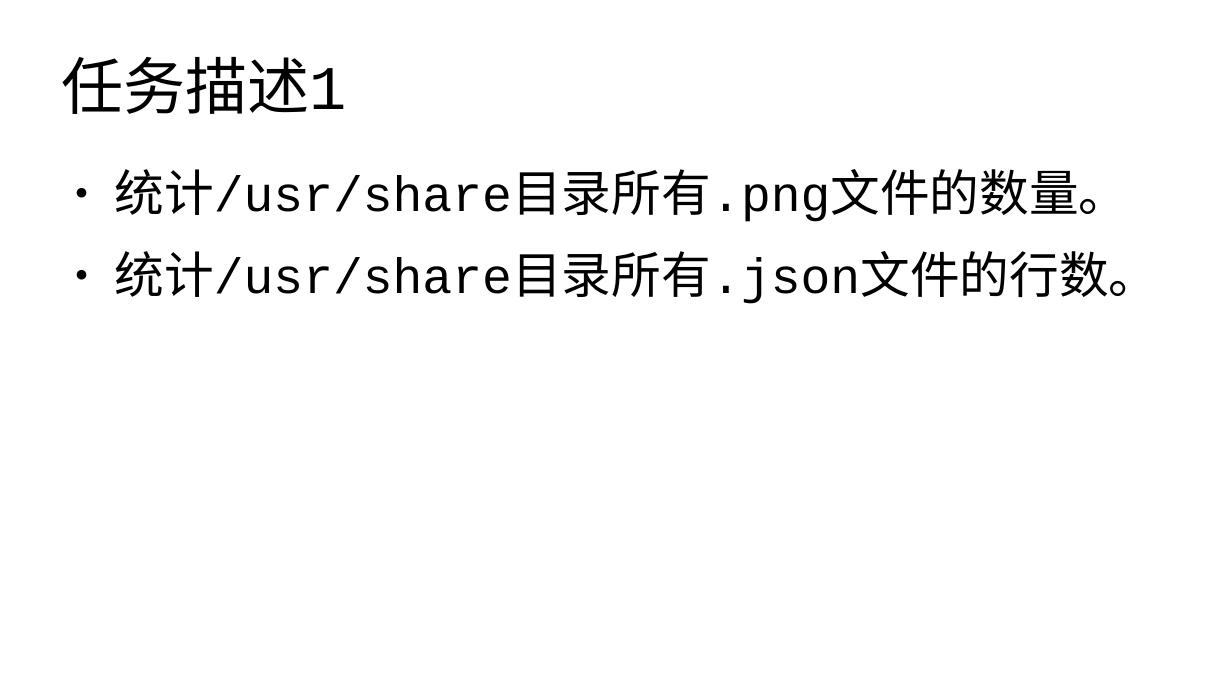
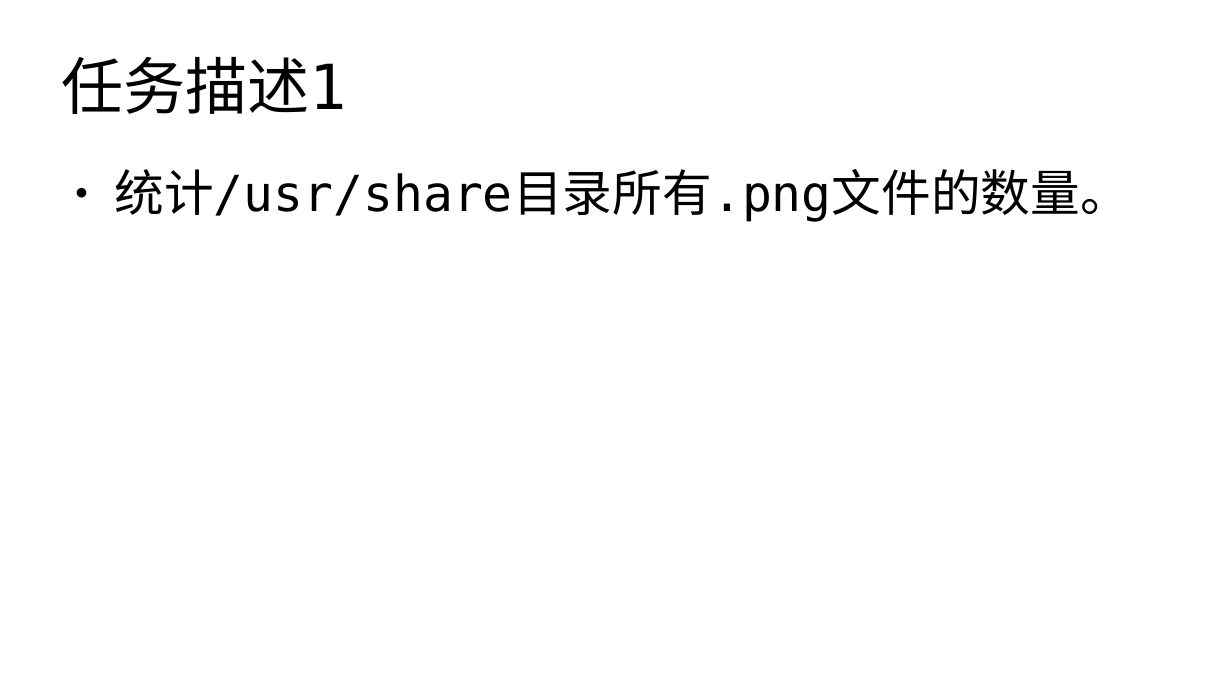
Before and after one commit to master-genius/linux-system, a slide deck: slide 3 of task/task03.odp. Drawn at 1232x693 pixels with LibreOffice and Linux fonts; fonts in the diff are those of the drawing. Boxes give left, top, right and bottom in pixels: in the first picture for what was removed or moved away, otherwise in the second. Text is boxed around its words. In the diff, an @@ line names an element or a change of style, - is before the commit and + after.

```diff
--- a/task/task03.odp
+++ b/task/task03.odp
@@ title "任务描述1" at bbox=[62, 57, 347, 114]: font Courier New to DejaVu Sans Mono @@
@@ text "统计/usr/share目录所有.png文件的数量。" at bbox=[114, 169, 1130, 222]: font Courier New to DejaVu Sans Mono @@
@@ text at bbox=[114, 251, 1158, 304]: paragraph removed @@
-● 统计/usr/share目录所有.json文件的行数。
```
Also in this commit, not shown: 7 other slides changed, 5 other files.
